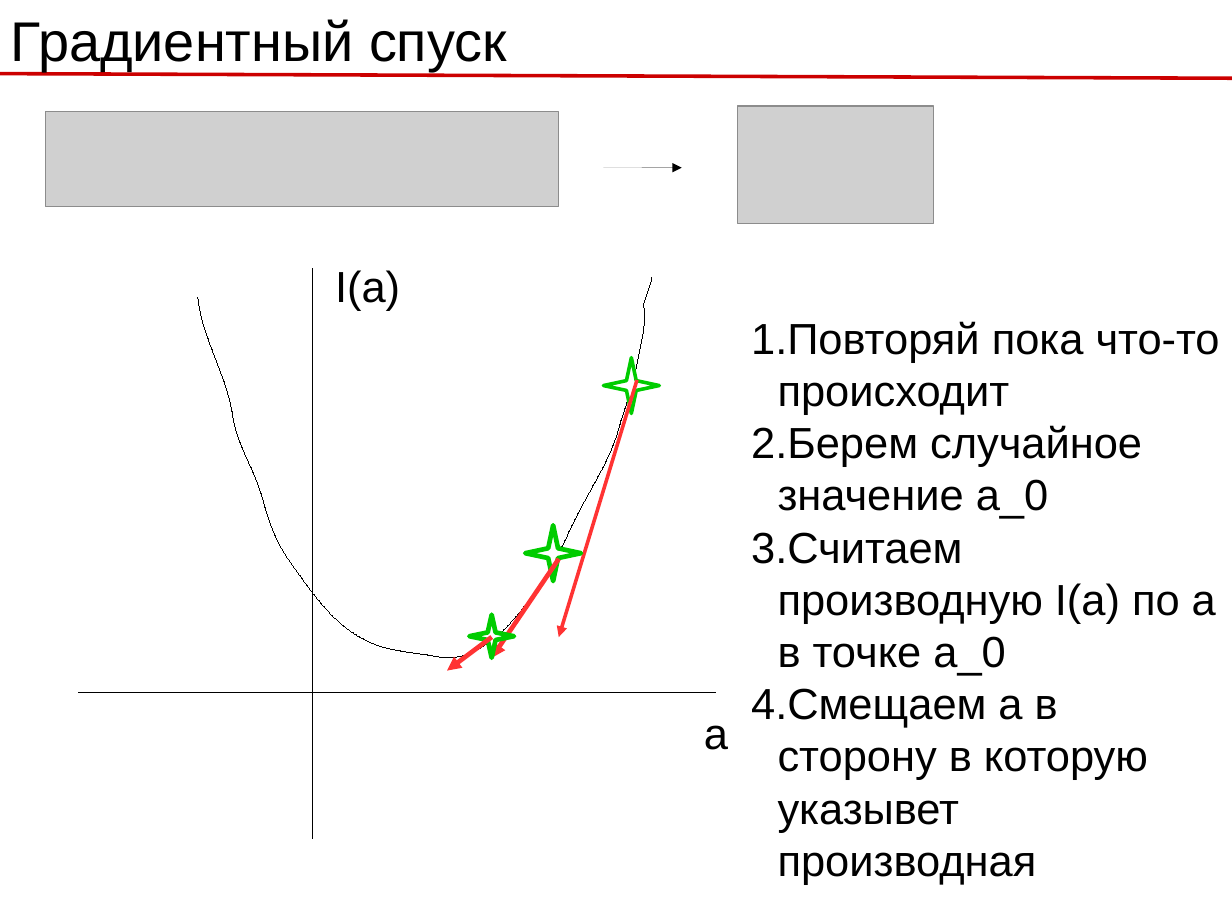
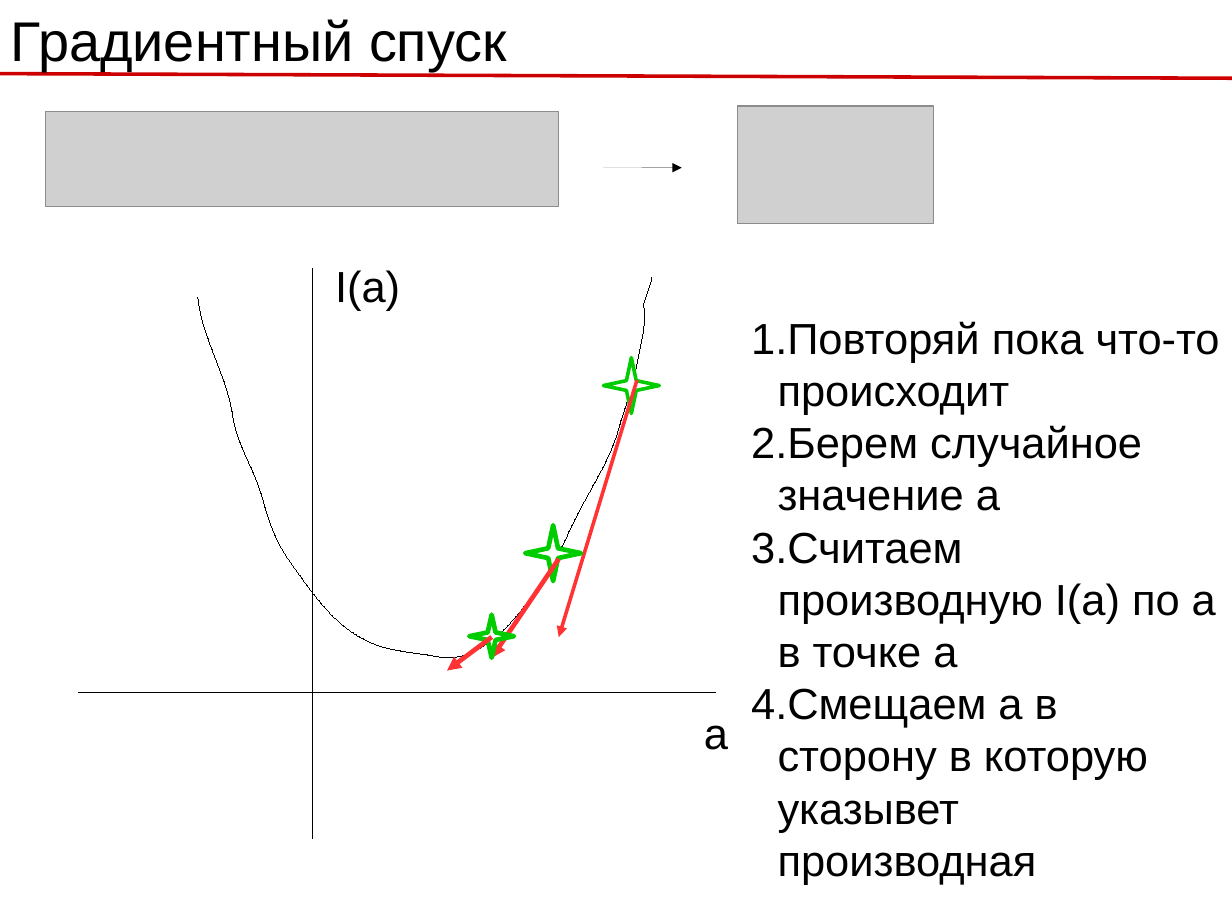
Before and after one commit to rykachevskiy/239, a slide deck: slide 10 of 1/1.1 Linear regression, SGD.odp. Drawn at 1232x924 pixels with LibreOffice and Linux fonts; fonts in the diff are those of the drawing; grey boxes stand for pictures. Boxes give left, top, right and bottom in pixels: in the first picture for what was removed or moved away, otherwise in the second. Text is boxed around its words. In the diff, an @@ line names an element or a change of style, - is before the commit and + after.

```diff
--- a/1/1.1 Linear regression, SGD.odp
+++ b/1/1.1 Linear regression, SGD.odp
@@ text at [751,425,1216,668]: text changed @@
-2. Берем случайное значение a_0
-3. Считаем производную I(a) по a в точке a_0
+2. Берем случайное значение a
+3. Считаем производную I(a) по a в точке a
```
Also in this commit, not shown: 2 other slides changed, 2 other files.
